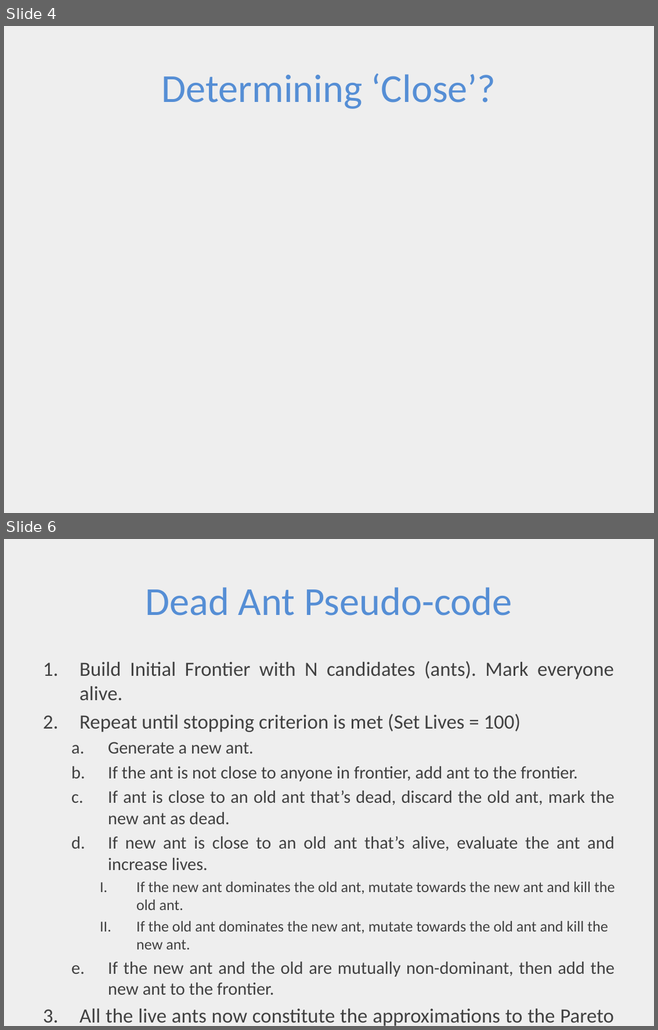
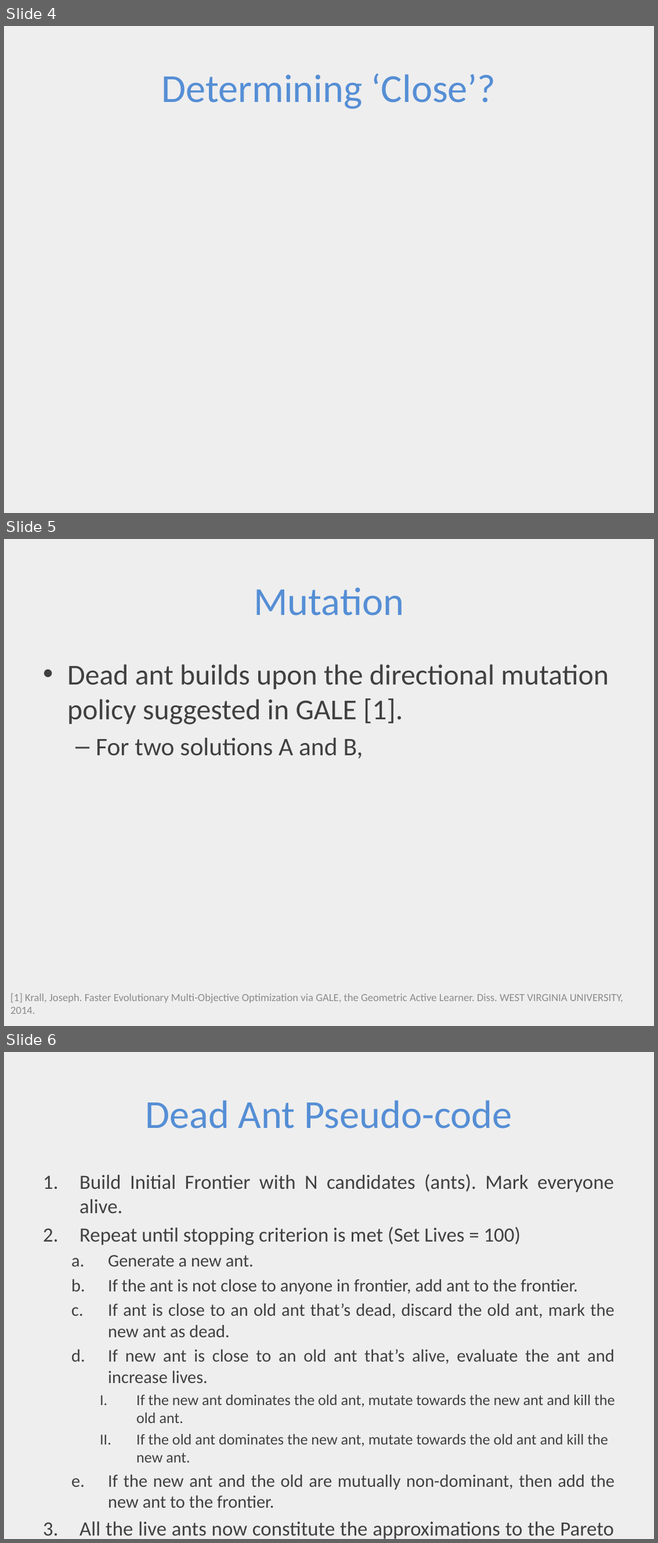
Before and after one commit to ai-se/Rahul, a slide deck: DEADANT/deadAnt.pptx. Shown one above the other, each under a label of ours: slides 4 and 6 before the commit, slides 4, 5 and 6 after it; the slides between them are not shown. The pictures are 658x1030 and 658x1543 pixels, drawn with LibreOffice and Linux fonts; fonts in the diff are those of the drawing. Boxes give left, top, right and bottom in pixels: in the first picture for what was removed or moved away, otherwise in the second. Text is boxed around its words. In the diff, an @@ line names an element or a change of style, - is before the commit and + after.

```diff
--- a/DEADANT/deadAnt.pptx
+++ b/DEADANT/deadAnt.pptx
@@ slide 5 added at (4,539,654,1026), background #D9D9D9 at 43% opacity @@
@@ title added at (253,587,404,616), 44 pt, text #558ED5 @@
+Mutation
@@ text added at (67,664,608,759), 32 pt, text #404040 @@
+• Dead ant builds upon the directional mutation policy suggested in GALE [1].
+  – For two solutions A and B,
@@ text added at (10,993,623,1014), 12 pt, text #8C8C8C @@
+[1] Krall, Joseph. Faster Evolutionary Multi-Objective Optimization via GALE, the Geometric Active Learner. Diss. WEST VIRGINIA UNIVERSITY, 2014.
```
Also in this commit, not shown: 1 slide changed, 1 slide removed.
